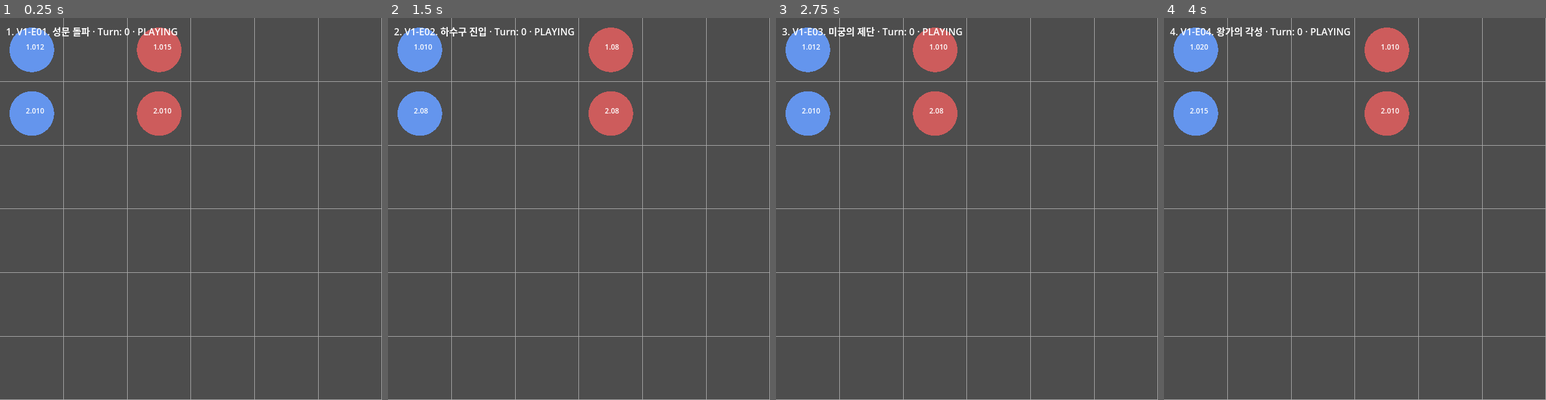
Above: before the commit, frames 1-4 (left to right).
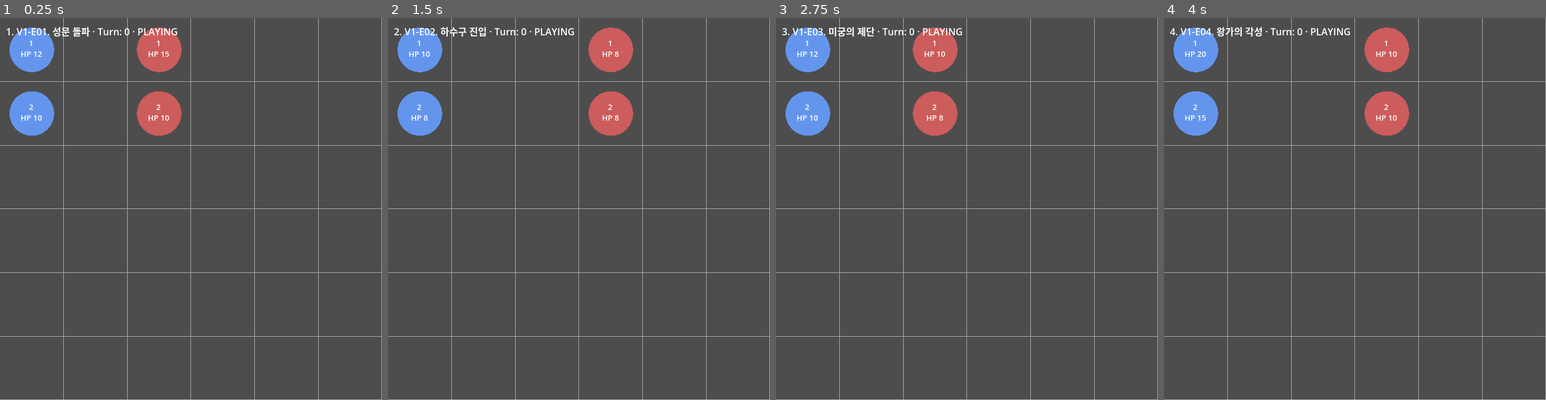
Above: after the commit, the same moments.

Repository: BN8624/golem
Game: Godot game, scene res://scenes/main.tscn
Two runs of this game, one before a commit and one after it. Both use one fixed random seed, a clock stepped at 60 frames per second and the inputs below.
Inputs (mouse positions are in pixels of both pictures, inside the frame that each line leads up to):
- Up to frame 1 (0.25 s): no input
- Up to frame 2 (1.5 s): tap Enter at 0.5 s; move the mouse to (663, 189) at 0.52 s; tap N at 0.6 s; click (663, 189) at 0.67 s; tap Space at 1.25 s; move the mouse to (502, 228) at 1.27 s; tap R at 1.35 s; click (502, 228) at 1.42 s
- Up to frame 3 (2.75 s): tap Enter at 2 s; move the mouse to (1005, 124) at 2.02 s; tap N at 2.1 s; click (1005, 124) at 2.17 s
- Up to frame 4 (4 s): tap Space at 2.75 s; move the mouse to (1335, 285) at 2.77 s; tap R at 2.85 s; click (1335, 285) at 2.92 s; tap Enter at 3.5 s; move the mouse to (1469, 266) at 3.52 s; tap N at 3.6 s; click (1469, 266) at 3.67 s

The runs differ from the first frame. In frame 1, 0.3% of the frame differs, in the area x 5-45%, y 5-27%; in frame 2, 0.3%; in frame 3, 0.3%; in frame 4, 0.3%, in the area x 5-62%, y 5-27%.

Commit message:
fix(godot): 유닛 라벨 가독성 — id/hp 정수화 + 멀티라인(draw_string \n 무시 문제)
원 안 텍스트가 "2.010"(id float 2.0 + hp 10 뭉침)으로 보여 hp 변화를 못 읽던 문제.
draw_string은 \n을 안 그려서 id와 hp가 한 줄로 붙고, id가 float로 찍혔다.
int()로 정수화 + draw_multiline_string으로 "2 / HP 7" 두 줄 표시.

검증: capture_attack.gd(windowed 뷰포트 PNG 캡처)로 공격 전/후 렌더 확인 —
적 hp 10→7 화면 반영, 적 턴 전진도 같이 보임. SCENE_SPEC에 텍스트 함정 기록.

Co-Authored-By: Claude Opus 4.8 <noreply@anthropic.com>

Diff:
--- a/godot/scripts/board.gd
+++ b/godot/scripts/board.gd
@@ -139,8 +139,8 @@
 			draw_line(pos + Vector2(-10, -10), pos + Vector2(10, 10), Color.WHITE, 2)
 			draw_line(pos + Vector2(10, -10), pos + Vector2(-10, 10), Color.WHITE, 2)
 
-		var txt = "%s\n%d" % [u["id"], u["hp"]]
-		draw_string(font, pos + Vector2(-10, 0), txt, HORIZONTAL_ALIGNMENT_CENTER, -1, 12)
+		var txt = "%d\nHP %d" % [int(u["id"]), int(u["hp"])]
+		draw_multiline_string(font, pos + Vector2(-cell_size * 0.28, -6), txt, HORIZONTAL_ALIGNMENT_CENTER, cell_size * 0.56, 13)
 
 	for a in state["allies"]:
 		draw_unit.call(a, Color.CORNFLOWER_BLUE)
--- /dev/null
+++ b/godot/test/capture_attack.gd
@@ -0,0 +1,44 @@
+# 공격 전/후 실제 렌더 화면을 PNG로 캡처 — 적 hp 텍스트가 화면에 갱신되는지 눈으로 검증(windowed 실행)
+extends SceneTree
+
+var board
+var frame = 0
+
+func _initialize():
+	board = load("res://scenes/main.tscn").instantiate()
+	get_root().add_child(board)
+
+func _tap(gx, gy):
+	var cell = 640.0 / board.state["gridSize"]
+	var ev = InputEventMouseButton.new()
+	ev.button_index = MOUSE_BUTTON_LEFT
+	ev.pressed = true
+	ev.position = Vector2(gx * cell + cell / 2, gy * cell + cell / 2)
+	board._unhandled_input(ev)
+
+func _cap(path):
+	var img = get_root().get_texture().get_image()
+	img.save_png(path)
+
+func _process(_d):
+	frame += 1
+	if frame == 3:
+		_cap("res://test/cap_before.png")
+		print("BEFORE enemies: ", _enemy_hps())
+	elif frame == 5:
+		# ally2(range2) 선택 → enemy2[2,1] 공격
+		_tap(0, 1)
+		_tap(2, 1)
+		board.queue_redraw()
+		print("AFTER  enemies: ", _enemy_hps())
+	elif frame == 8:
+		_cap("res://test/cap_after.png")
+		quit()
+		return true
+	return false
+
+func _enemy_hps():
+	var out = []
+	for e in board.state["enemies"]:
+		out.append([e["id"], e["hp"], e["pos"]])
+	return out
Not shown, changed: godot/.gitignore
Not shown, changed: godot/SCENE_SPEC.md
